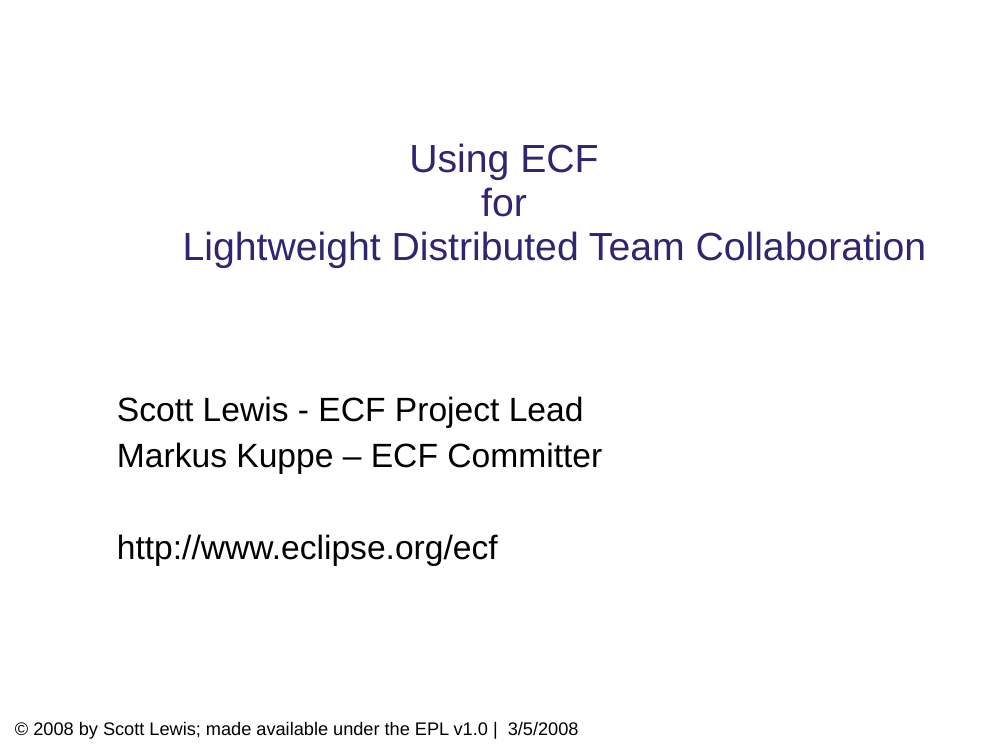
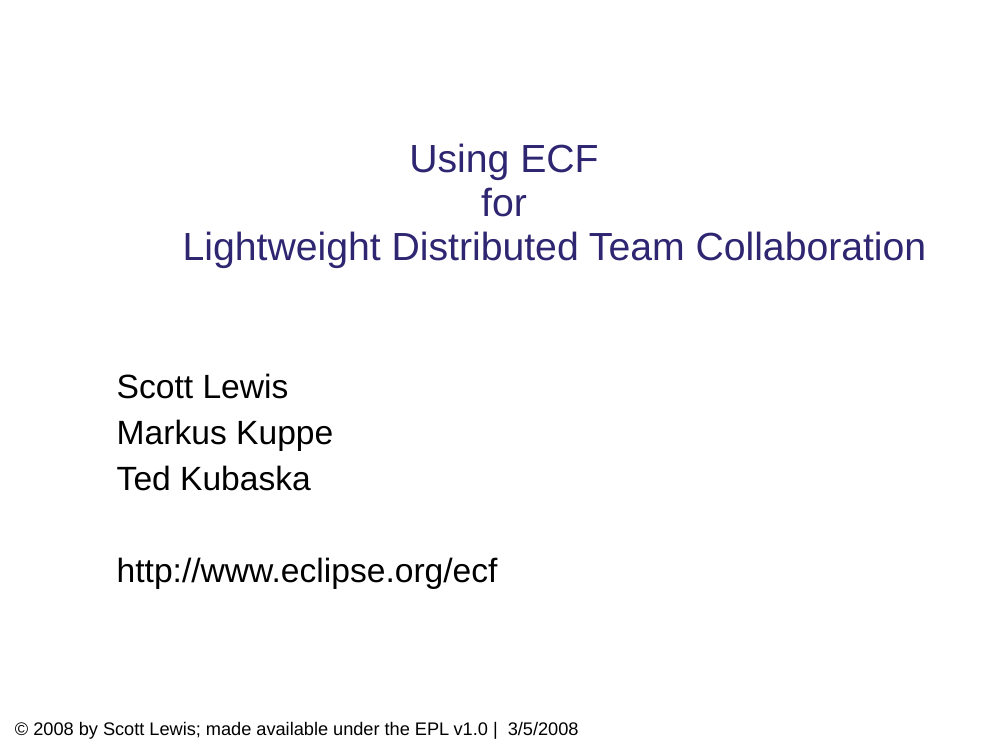
Before and after one commit to eclipse/ecf-website, a slide deck: slide 1 of presentations/eclipsecon2008/longtalk134/ecf_eclipsecon2008_134.ppt. Drawn at 1008x756 pixels with LibreOffice and Linux fonts; fonts in the diff are those of the drawing; background and template pictures are left out. Boxes give left, top, right and bottom in pixels: in the first picture for what was removed or moved away, otherwise in the second. Text is boxed around its words. In the diff, an @@ line names an element or a change of style, - is before the commit and + after.

Commit message:
Slide update

```diff
--- a/presentations/eclipsecon2008/longtalk134/ecf_eclipsecon2008_134.ppt
+++ b/presentations/eclipsecon2008/longtalk134/ecf_eclipsecon2008_134.ppt
@@ subtitle "Scott Lewis": place and size @@
-subtitle "Scott Lewis" at [117,396,602,566]
+subtitle "Scott Lewis" at [117,373,498,589]
@@ subtitle at [117,373,333,491]: text changed @@
-  Scott Lewis - ECF Project Lead
-  Markus Kuppe – ECF Committer
+  Scott Lewis
+  Markus Kuppe
+  Ted Kubaska
```
Also in this commit, not shown: 8 other slides changed, 3 slides added, 3 other files.
